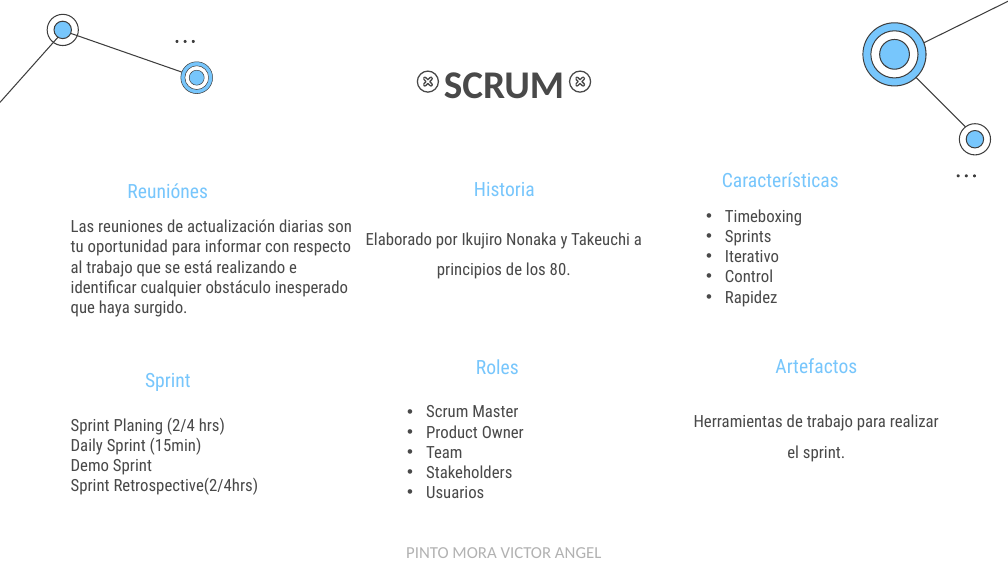
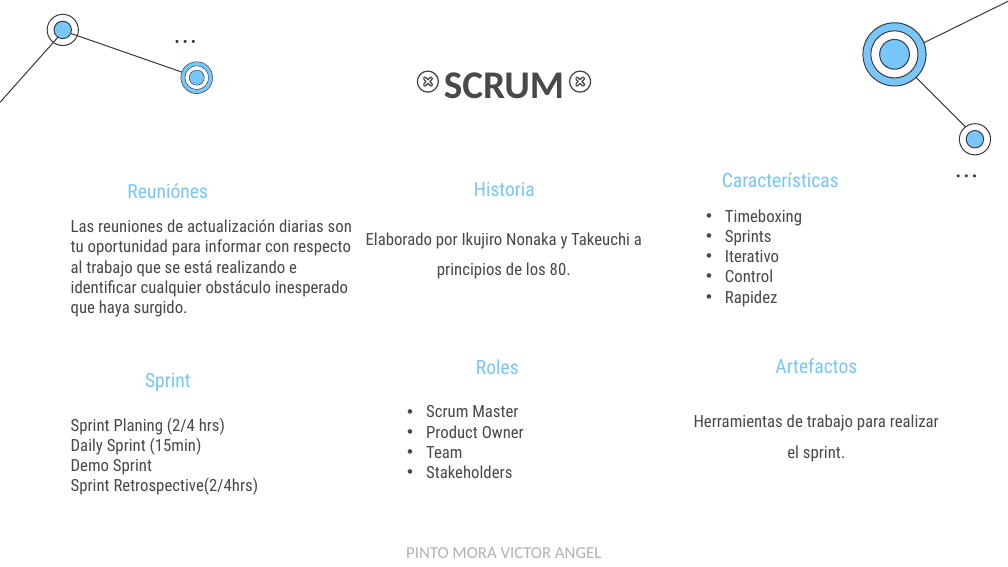
Before and after one commit to EgCooper/Mxt-Technology, a slide deck: slide 22 of Documentacion/Mxt-Technology Presentacion.pptx (slide 23 before the commit). Drawn at 1008x567 pixels with LibreOffice and Linux fonts; fonts in the diff are those of the drawing. Boxes give left, top, right and bottom in pixels: in the first picture for what was removed or moved away, otherwise in the second. Text is boxed around its words. In the diff, an @@ line names an element or a change of style, - is before the commit and + after.

```diff
--- a/Documentacion/Mxt-Technology Presentacion.pptx
+++ b/Documentacion/Mxt-Technology Presentacion.pptx
@@ subtitle at box(426, 486, 484, 498): paragraph removed @@
-• Usuarios
```
Also in this commit, not shown: 7 other slides changed, 1 slide removed, 1 other file.
